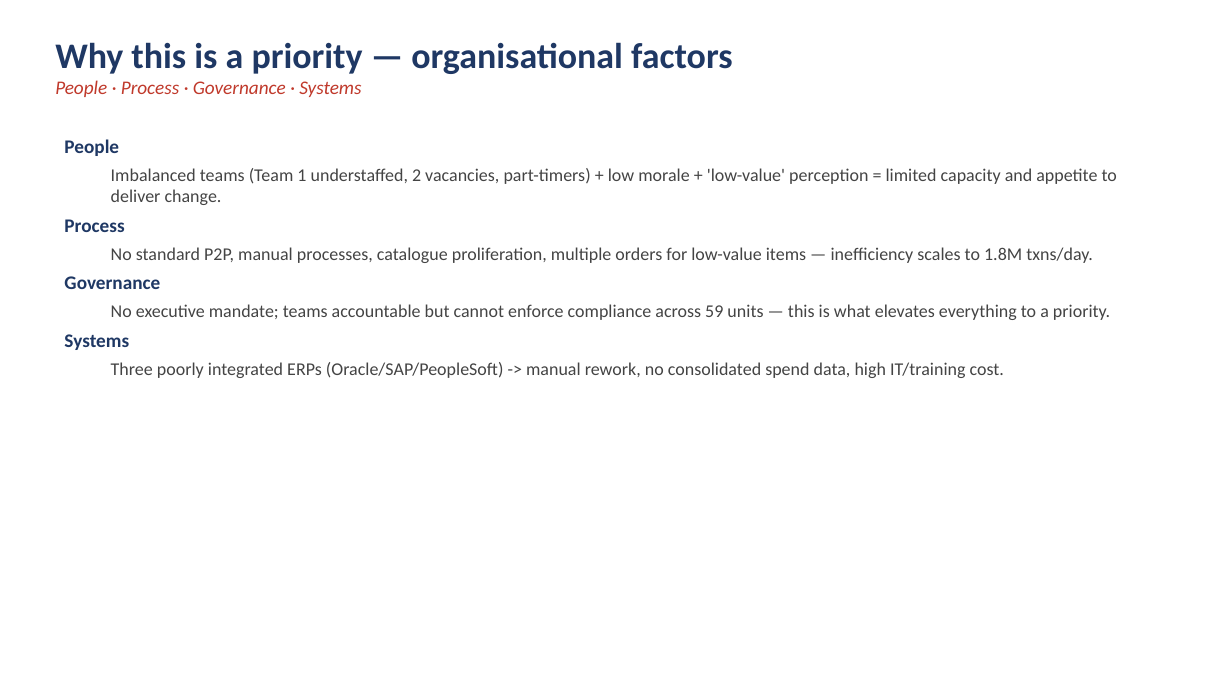
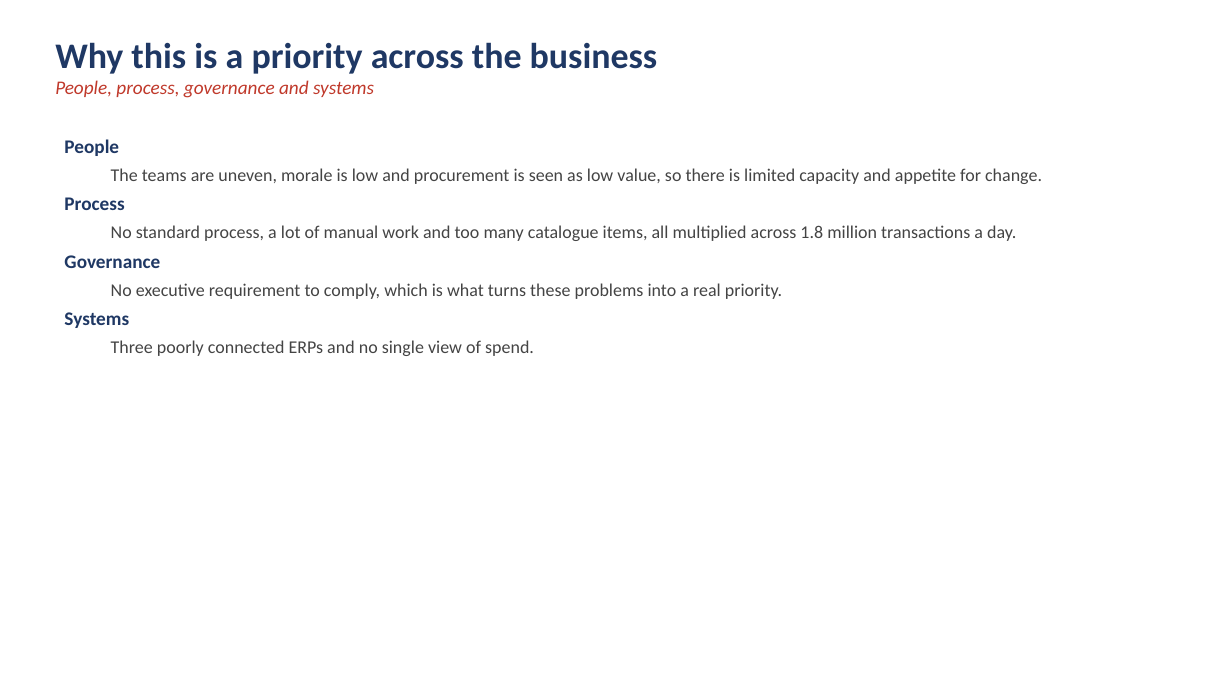
Before and after one commit to DAVIDEJI20/-irri-website, a slide deck: slide 9 of NextTech_Procurement_Analysis.pptx. Drawn at 1232x693 pixels with LibreOffice and Linux fonts; fonts in the diff are those of the drawing. Boxes give left, top, right and bottom in pixels: in the first picture for what was removed or moved away, otherwise in the second. Text is boxed around its words. In the diff, an @@ line names an element or a change of style, - is before the commit and + after.

```diff
--- a/NextTech_Procurement_Analysis.pptx
+++ b/NextTech_Procurement_Analysis.pptx
@@ text at (x1=55, y1=42, x2=658, y2=98): text changed @@
-Why this is a priority — organisational factors
-People · Process · Governance · Systems
+Why this is a priority across the business
+People, process, governance and systems
@@ text at (x1=111, y1=168, x2=1042, y2=184): text changed @@
-  Imbalanced teams (Team 1 understaffed, 2 vacancies, part-timers) + low morale + 'low-value' perception = limited capacity and appetite to deliver change.
+  The teams are uneven, morale is low and procurement is seen as low value, so there is limited capacity and appetite for change.
@@ text at (x1=111, y1=225, x2=1016, y2=241): text changed @@
-  No standard P2P, manual processes, catalogue proliferation, multiple orders for low-value items — inefficiency scales to 1.8M txns/day.
+  No standard process, a lot of manual work and too many catalogue items, all multiplied across 1.8 million transactions a day.
@@ text at (x1=111, y1=283, x2=782, y2=299): text changed @@
-  No executive mandate; teams accountable but cannot enforce compliance across 59 units — this is what elevates everything to a priority.
+  No executive requirement to comply, which is what turns these problems into a real priority.
@@ text at (x1=111, y1=340, x2=534, y2=356): text changed @@
-  Three poorly integrated ERPs (Oracle/SAP/PeopleSoft) -> manual rework, no consolidated spend data, high IT/training cost.
+  Three poorly connected ERPs and no single view of spend.
```
Also in this commit, not shown: 11 other slides changed, 1 other file.
